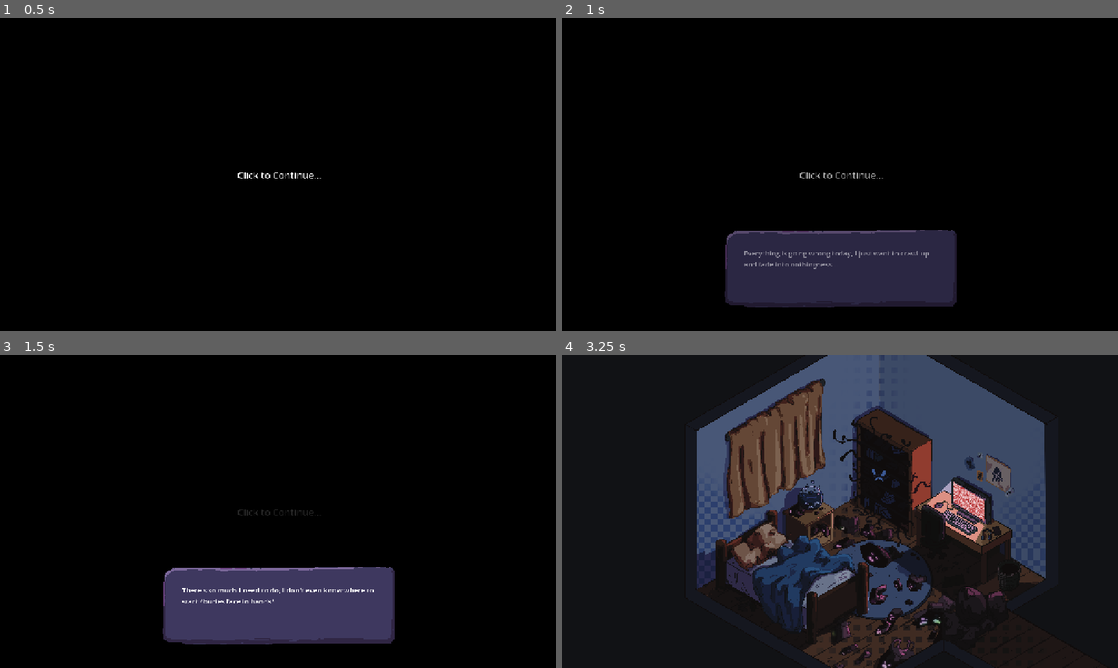
Above: before the commit, frames 1-4 (two rows, left to right).
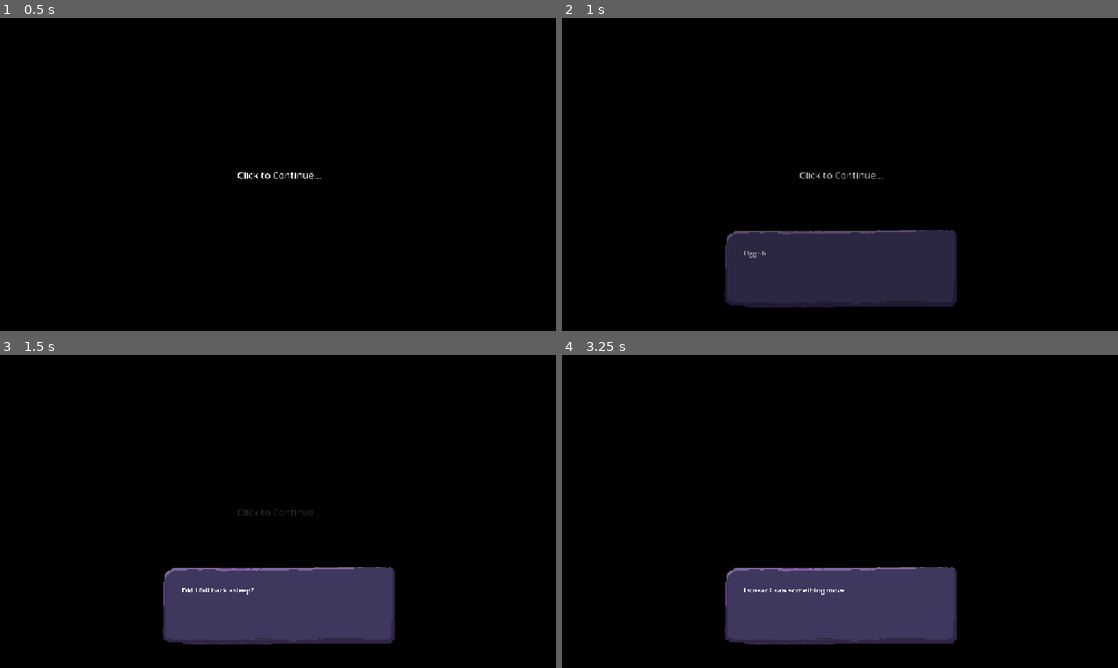
Above: after the commit, the same moments.

Repository: Kevinmru737/TouchingGrass
Game: Godot game, scene res://scenes/game.tscn
Same seed, same stepped clock (60 frames per second), same inputs: the game is played once before the commit and once after it.
Inputs (mouse positions are in pixels of both pictures, inside the frame that each line leads up to):
- Up to frame 1 (0.5 s): no input
- Up to frame 2 (1 s): tap Enter at 0.5 s; move the mouse to (962, 158) at 0.52 s; click (962, 158) at 0.6 s
- Up to frame 3 (1.5 s): tap Enter at 1.25 s; drag from (166, 527) to (250, 574) at 1.27 s
- Up to frame 4 (3.25 s): tap Enter at 2, 2.75 s; move the mouse to (895, 442) at 2.02 s; click (895, 442) at 2.1 s; drag from (812, 498) to (990, 533) at 2.77 s

Frame 1 is identical in both runs. In frame 2, 0.3% of the frame differs, in the area x 32-66%, y 74-81%; in frame 3, 0.3%; in frame 4, 50%, in the area x 22-98%, y 0-100%.

Commit message:
demo done

Diff:
--- a/scripts/dialogue_ui.gd
+++ b/scripts/dialogue_ui.gd
@@ -4,12 +4,14 @@
 @onready var dialogue_anim_player = $AnimationPlayer
 
 var dialogue = {
-	"intro": ["Everything is going wrong today, I just want to crawl up and fade into nothingness...",
-		"There's so much I need to do, I don't even know where to start *buries face in hands*"],
-	"make_the_bed_done": ["I'm done already"],
-	"make_the_bed_success": ["Well I guess that wasn't too bad.",
-		"Just cleaning the bed makes the room look a lot different.",
-		"I even found Captain Tubbie's fish flakes, I wonder how long it's been since he's eaten..."],
+	"intro": ["Ugghh...",
+		"Did I fall back asleep?",
+		"Everything is a mess.",
+		 "I swear I saw something move..."],
+	"make_the_bed_done": ["That's Peanut my teddy bear."],
+	"make_the_bed_success": ["I guess that wasn't too bad.",
+		"I even found Captain Tubbie's fish flakes.",
+		"I wonder how long it's been since he's eaten..."],
 	"feed_the_fish_done": ["He looks happier... I'm glad I found his food"],
 	"feed_the_fish_fail": ["That's Captain Tubbie",
 		"I can't remember the last time I fed him..."],
@@ -18,16 +20,15 @@
 		"Huh... He spit out a battery, I guess he was getting desperate"],
 	"turn_on_music_done": ["Groovy"],
 	"turn_on_music_fail": ["It's dead, no music."],
-	"turn_on_music_success": ["Hopefully the battery still works",
-		"*Inserts battery* Hey look at that, it still works!",
+	"turn_on_music_success": ["*Inserts battery* Hey look at that, it still works!",
 		"*Groovy Jazz is now playing*"],
 	"sort_books_done": ["A clean shelf makes for a clean mind."],
 	"sort_books_fail": ["Ugghh...",
 		"I'm not motivated enough to deal with that right now"],
-	"sort_books_success": ["Maybe sorting won't be so bad... ",
+	"sort_books_success": ["Sorting goes by quickly with music. ",
 		"*quietly hums along with the music*"],
 	"clean_garbage_fail": ["Maybe I'll just go back to bed..."],
-	"clean_garbage_success": ["Oh last little bit... ok here we go.",
+	"clean_garbage_success": ["Ok last little bit... Here we go.",
 		"Hey I can open my door freely now.",
 		"Maybe I should step outside..."],
 	"grass": ["wow it's grass",
